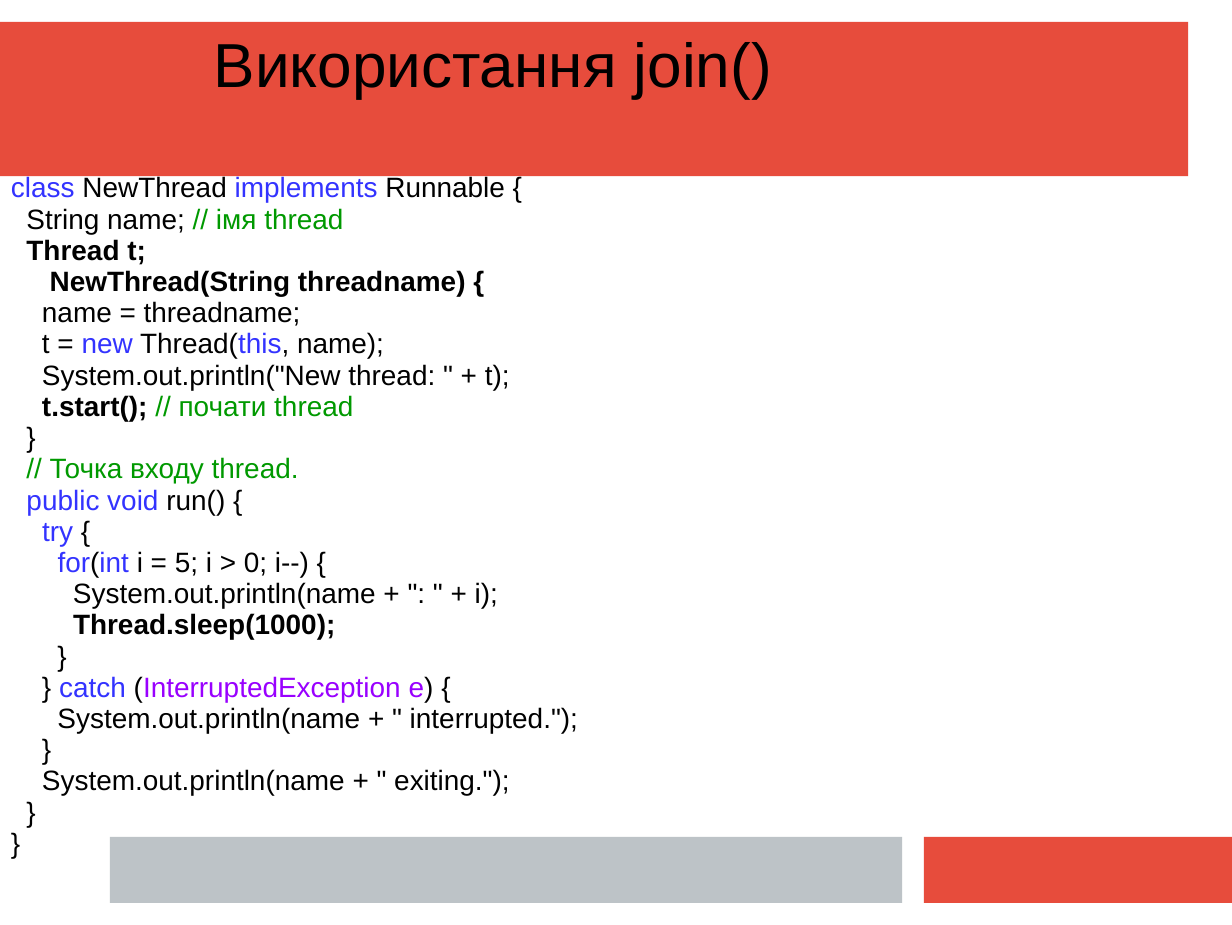
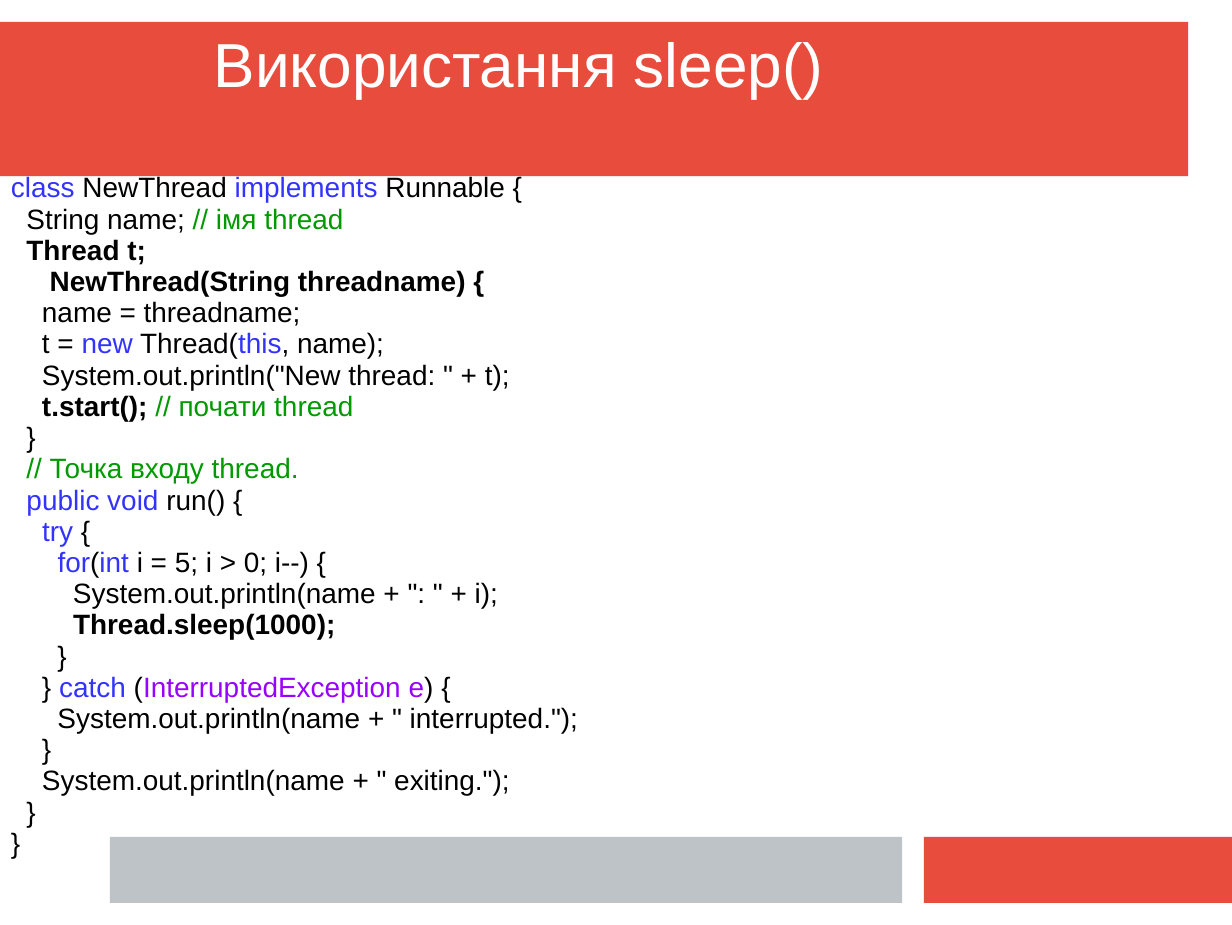
Before and after one commit to mecchmatProjects/JavaCourse, a slide deck: slide 22 of L10_Multi/JavaTutorUkr10.ppt (slide 20 before the commit). Drawn at 1232x925 pixels with LibreOffice and Linux fonts; fonts in the diff are those of the drawing. Boxes give left, top, right and bottom in pixels: in the first picture for what was removed or moved away, otherwise in the second. Text is boxed around its words. In the diff, an @@ line names an element or a change of style, - is before the commit and + after.

```diff
--- a/L10_Multi/JavaTutorUkr10.ppt
+++ b/L10_Multi/JavaTutorUkr10.ppt
@@ text at (x1=214, y1=42, x2=824, y2=98): text changed; text colour #000000 to #FFFFFF @@
-Використання join()
+Використання sleep()
```
Also in this commit, not shown: 24 other slides changed, 25 slides added, 1 slide removed.
